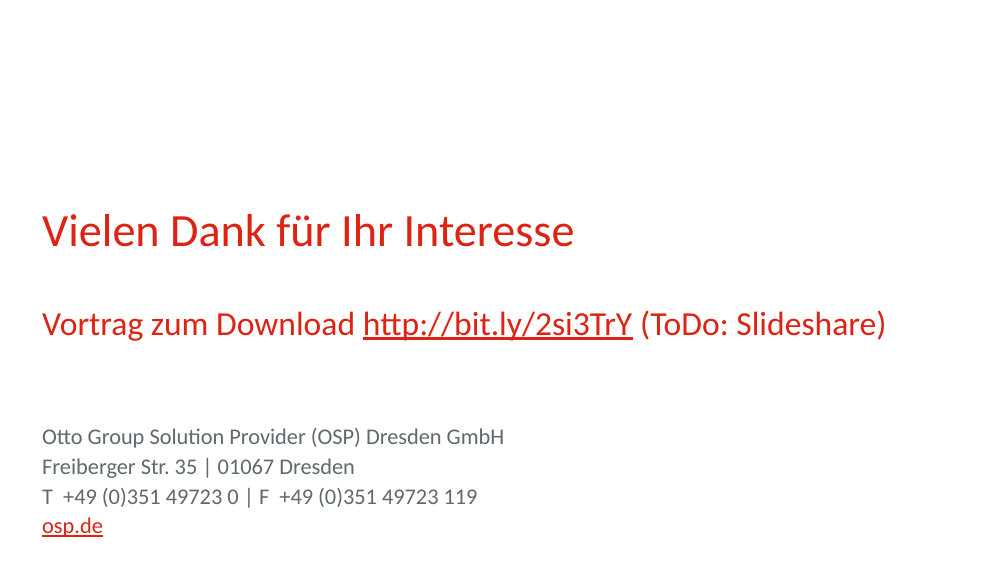
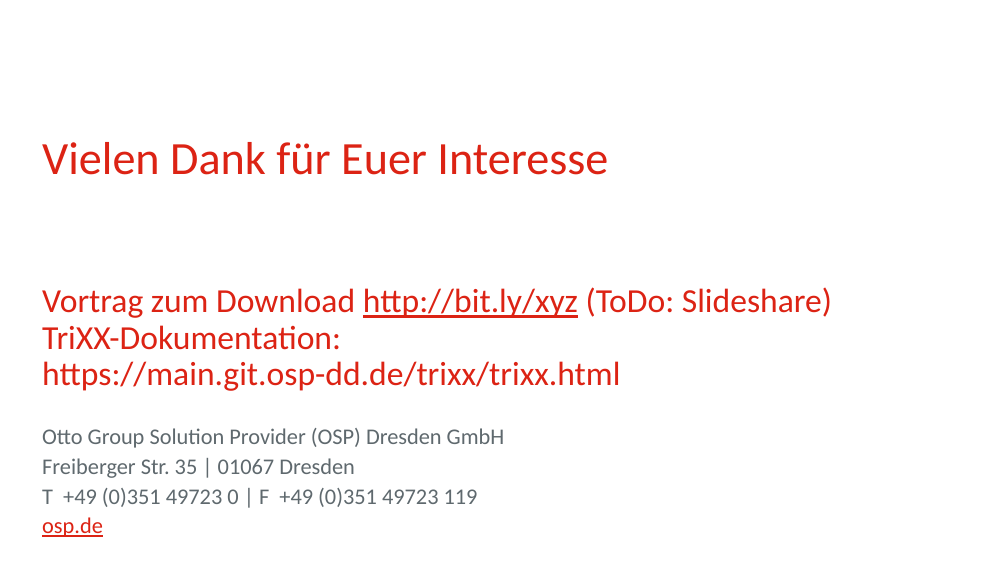
Before and after one commit to osp-ottogroup/movex-cdc, a slide deck: slide 22 of doc/2020-09_TriXX_Otto_QConf.pptx (slide 17 before the commit). Drawn at 1008x567 pixels with LibreOffice and Linux fonts; fonts in the diff are those of the drawing; background and template pictures are left out. Boxes give left, top, right and bottom in pixels: in the first picture for what was removed or moved away, otherwise in the second. Text is boxed around its words. In the diff, an @@ line names an element or a change of style, - is before the commit and + after.

```diff
--- a/doc/2020-09_TriXX_Otto_QConf.pptx
+++ b/doc/2020-09_TriXX_Otto_QConf.pptx
@@ title at bbox=[42, 142, 832, 391]: text changed @@
-Vielen Dank für Ihr Interesse
-Vortrag zum Download http://bit.ly/2si3TrY (ToDo: Slideshare)
+Vielen Dank für Euer Interesse
+Vortrag zum Download http://bit.ly/xyz (ToDo: Slideshare)
+TriXX-Dokumentation: https://main.git.osp-dd.de/trixx/trixx.html
```
Also in this commit, not shown: 5 other slides changed, 11 slides added, 6 slides removed.
